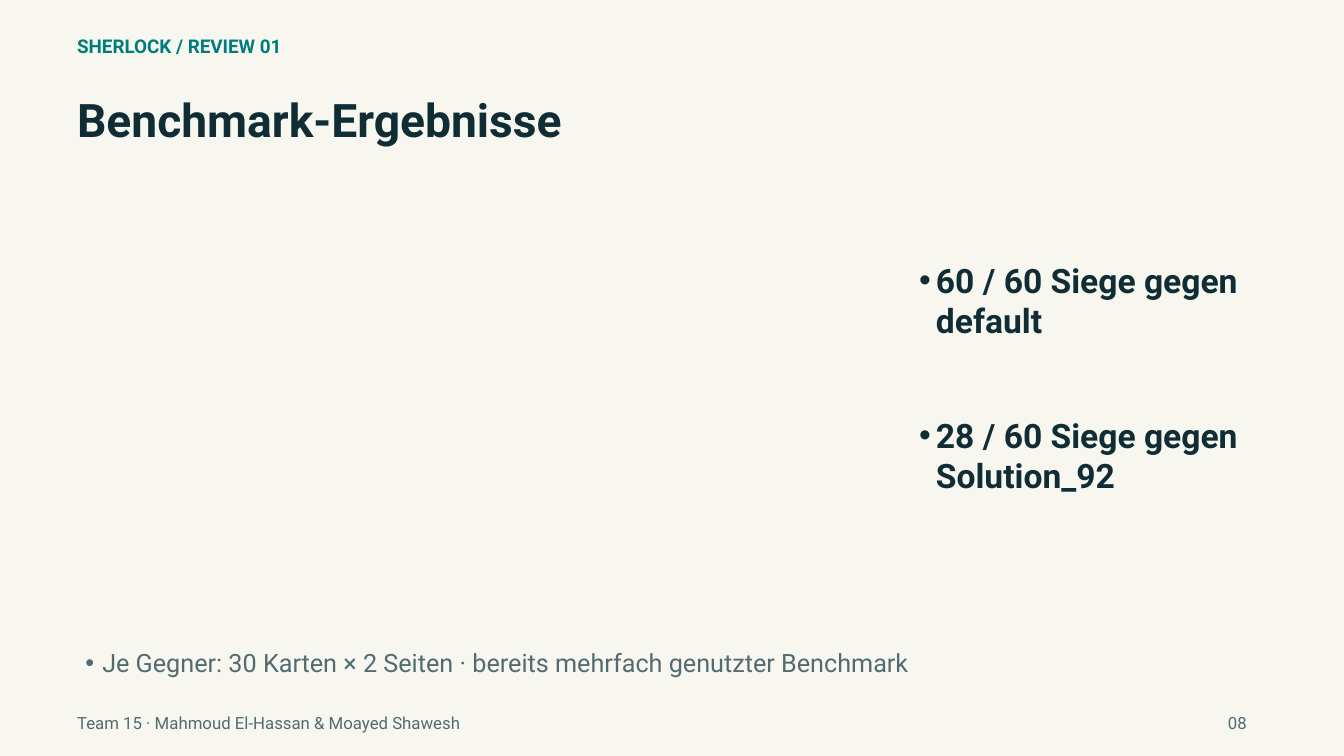
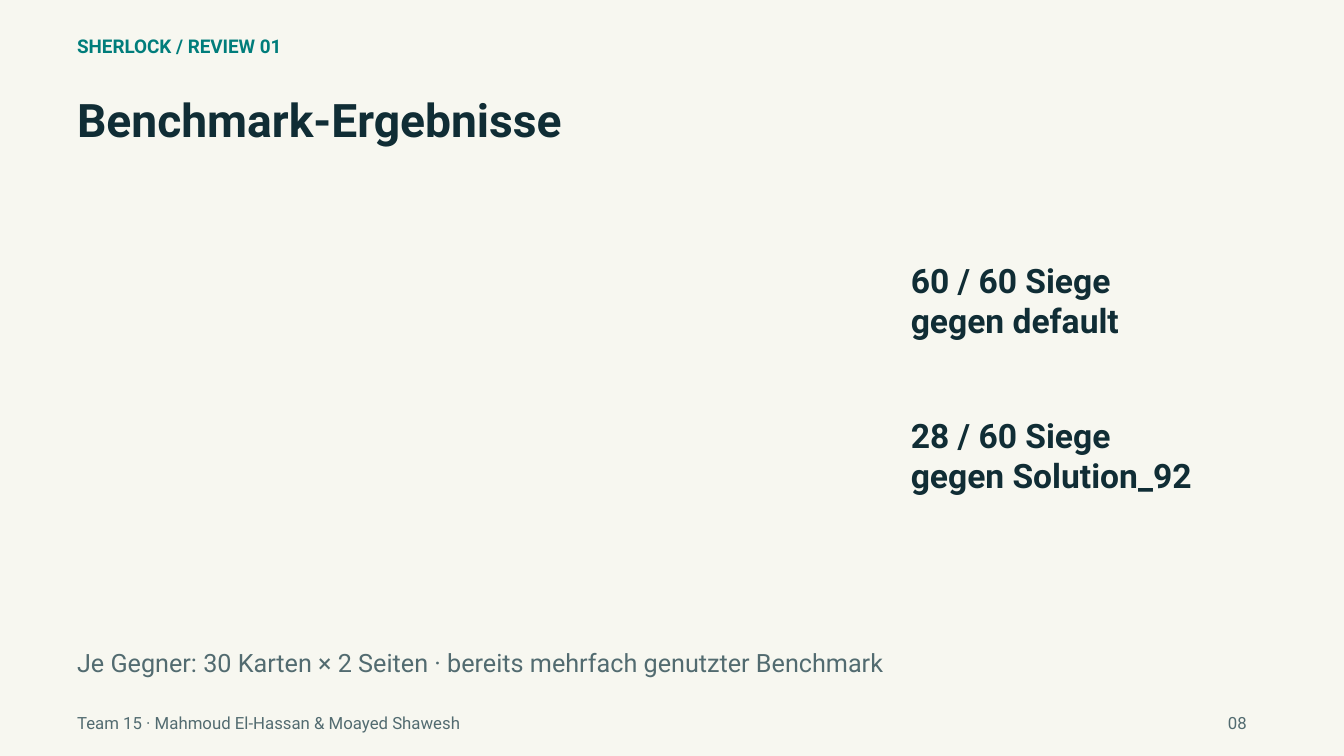
Before and after one commit to elhassanmahmoud/sherlock-luxAI-team15, a slide deck: slide 8 of docs/presentation/Sherlock_Review_16-10-2026.pptx. Drawn at 1344x756 pixels with LibreOffice and Linux fonts; fonts in the diff are those of the drawing. Boxes give left, top, right and bottom in pixels: in the first picture for what was removed or moved away, otherwise in the second. Text is boxed around its words. In the diff, an @@ line names an element or a change of style, - is before the commit and + after.

```diff
--- a/docs/presentation/Sherlock_Review_16-10-2026.pptx
+++ b/docs/presentation/Sherlock_Review_16-10-2026.pptx
@@ text at (911, 268, 1119, 340): text changed @@
-• 60 / 60 Siege gegen default
+60 / 60 Siege
+gegen default
@@ text at (911, 423, 1192, 495): text changed @@
-• 28 / 60 Siege gegen Solution_92
+28 / 60 Siege
+gegen Solution_92
@@ text "Je Gegner: 30 Karten × ..." at (77, 653, 883, 678): bullet • to none @@
```
Also in this commit, not shown: 2 other slides changed, 6 other files.
